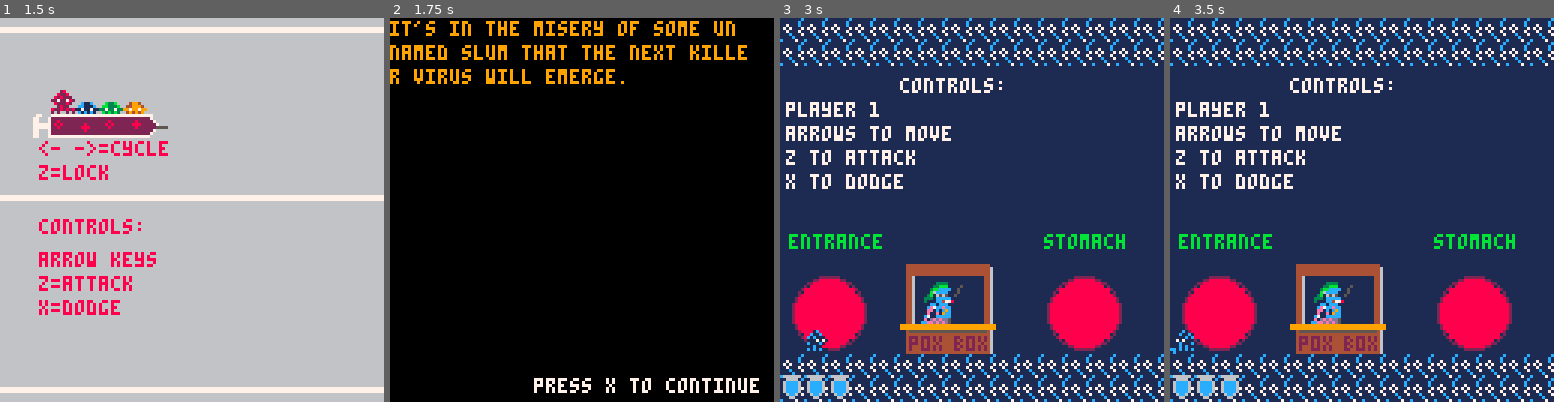
Above: before the commit, frames 1-4 (left to right).
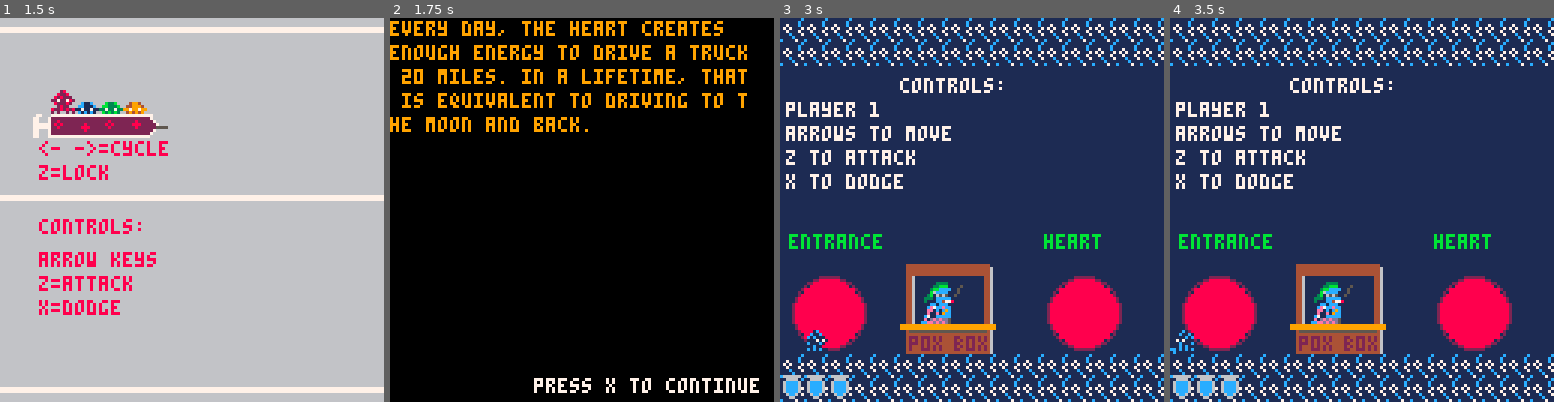
Above: after the commit, the same moments.

Repository: Von-dy/Game_Design_Final_Project
Game: PICO-8 cartridge current_build.p8
The game is run twice, just before and just after one commit, with the same random seed, the same clock (stepped at 60 frames per second) and the same inputs.
Inputs:
- Up to frame 1 (1.5 s): tap X (X key) at 0.33, 1.07 s; tap O (Z key) at 0.7 s
- Up to frame 2 (1.75 s): hold Right from 1.6 s (still down); tap O (Z key) at 1.7 s
- Up to frame 3 (3 s): tap X (X key) at 1.85, 2.97 s; release Right at 2.1 s; tap O (Z key) at 2.1, 2.5, 2.9 s; hold Up 2.15-2.42 s; hold Right from 2.47 s (still down)
- Up to frame 4 (3.5 s): release Right at 3.03 s; hold Left from 3.08 s (still down); tap O (Z key) at 3.3 s

Frame 1 is identical in both runs. In frame 2, 6.0% of the frame differs, in the area x 0-93%, y 0-30%; in frame 3, 0.3%; in frame 4, 0.3%.

Commit message:
Changed boss health values and some attacks, added in text during OW

Diff:
--- a/current_build.p8
+++ b/current_build.p8
@@ -37,7 +37,7 @@
 function _init()
  music(-1)
  sfx(-1)
- quotes={"a virus is a small infectious agent that replicate …(2725 unchanged characters)… ion of a communicable disease or virus."}
+ quotes={"a virus is a small infectious agent that replicate …(2725 unchanged characters)… ion of a communicable disease or virus.","the average adult heart beats 72 times a minute; 100,000 times a day; 3,600,000 times a year; and 2.5 billion times during a lifetime.","every day, the heart creates enough energy to drive a truck 20 miles. in a lifetime, that is equivalent to driving to the moon and back.","the stomach serves as a first line of defense for your immune system. it contains hydrochloric acid, which helps to kill off bacteria and viruses that may enter with the food you eat."}
  set_area(16,0)
  lbx,lby,z,c,going_to=0,0,0,0,0 --beat speed,count
  --game object
@@ -50,7 +50,7 @@
    screenshake=0,
    camx=0,
    camy=0,
-   b_remaining={2} --for testing
+   b_remaining={1,2,3} --for testing
  }
  --player list
  players = {}
@@ -65,8 +65,7 @@
  going_to=1
  set_area(32,16)
  for p in all(players) do
-  set_pos(p,8,104)
-  p.hp=3
+  if p.hp>0 then set_pos(p,8,104) end
  end
  --set game state to overworld
  game.state=1
@@ -139,7 +138,7 @@
 end
 
 function stomach()
- boss=generic_boss(384,0,0,40,95,70,2)
+ boss=generic_boss(384,0,0,60,95,70,2)
  boss.healthbox=makehitbox(76,40,44,44)
  boss.enzymes={}
  boss.hurtboxes={}
@@ -209,9 +208,9 @@
 end
 
 function stomach_logic(s)
- if boss.hp==40 then s=0
- elseif boss.hp>20 then s=1
- elseif boss.hp<=20 then s=2 end
+ if boss.hp==60 then s=0
+ elseif boss.hp>30 then s=1
+ elseif boss.hp<=30 then s=2 end
 
  for w in all(boss.hurtboxes) do
   if w.h<=0 then del(boss.hboxes,w)
@@ -264,7 +263,7 @@
  if boss.safe_space then
   local ss=boss.safe_space
   for p in all(players) do
-   if p.hitcooldown==0 and not hcollide(p,ss) then
+   if p.hitcooldown==0 and not (p.state==3 or hcollide(p,ss)) then
      game.screenshake=5
      p.hp-=1
      p.hitcooldown=100
@@ -319,16 +318,16 @@
   if p.state~=3 then
 	  --left
 	  if d==0 then
-	   if p.x>1 and not solid(p.x+1,p.y) then p.x-=.1 end
+	   if p.x>1 and not solid(p.x+1,p.y) then p.x-=.3 end
 	  end
 	  --right
 	  if d==1 then
-	   if p.x<119 and not solid(p.x-1,p.y) then p.x+=.1 end
+	   if p.x<119 and not solid(p.x-1,p.y) then p.x+=.3 end
 	  end
 	  --center
 	  if d==2 then
-	   if p.x>=64 and not solid(p.x-1,p.y) then p.x-=.1
-	   elseif not solid(p.x+1,p.y) then p.x+=.1 end
+	   if p.x>=64 and not solid(p.x-1,p.y) then p.x-=.3
+	   elseif not solid(p.x+1,p.y) then p.x+=.3 end
 	  end
 	 end
  end
@@ -836,7 +835,7 @@
  --lungs interaction
  if id==3 then
   for hb in all(boss.hboxes) do
-   if attackcollide(player,hb) then boss.hp-=10 end
+   if attackcollide(player,hb) then boss.hp-=1 end
   end
  end
 end
@@ -880,10 +879,11 @@
 end
 
 function boss_logic(id)
- timer=time()-boss.ct+1
- t=players[1]
-
- s=boss.state
+ if boss.ct%30==0 then boss.ct=time() end
+ local boss_timer=time()-boss.ct+1
+ local t=players[1]
+
+ local s=boss.state
  if boss.id==1 then
   hb_logic(s)
   heart_beat()
@@ -899,12 +899,12 @@
  for a in all(boss.attacks) do
   --what boss phase
   if boss.state==1 then
-   if timer%a.t1==a.t2 then
+   if boss_timer%a.t1==a.t2 then
     a.fun()
    end
   end
   if boss.state==2 then
-   if timer%a.t3==a.t4 then
+   if boss_timer%a.t3==a.t4 then
     a.fun()
    end
   end
@@ -993,13 +993,21 @@
 function update_overworld()
  local count=0
  for p in all(players) do
+  text=nil
   groundmovement(p)
   update_player_sprite(p)
   --player can interact with shop
-  if p.x>48 and p.x<72 then end
+  if p.x>48 and p.x<72 then
+   if btn(5,p.id) then
+    text="it would be sick if i had a minigame for you, enjoy some health instead"
+    for p in all(players) do
+     if p.hp==0 then p.hp=3 set_pos(p,8,60) else p.hp=3 end
+    end
+   end
+  end
   --player can interact next boss
   if p.x>88 and p.x<120 then
-   if p.dflag==1 then count+=1 end
+   if btn(5,p.id) then count+=1 end
    if count==#players then init_transition(1) end
   end
  end
@@ -1147,6 +1155,7 @@
  circfill(101,98,11,8)
 
  --spr of sign planks
+ if text then print_quote(text,20,35,35,7) end
 
  --prints for signs
  print(boss_list[prev+1], 3, 72, 11)
@@ -1154,7 +1163,7 @@
 
  --print instructions for game, only on first entrance of overworld
 --if no previous boss, then do these
-  if game.prev_boss==0 then
+  if game.prev_boss==0 and not text then
     print("controls:",40,20,7)
     print("player 1",2,28,7)
     print("arrows to move",2,36,7)
@@ -1162,7 +1171,7 @@
     print("x to dodge",2,52,7)
   end
 --if two players then do these too
-  if p.n==1 then
+  if p.n==1 and not text then
     print("player 2",62,28,7)
     print("esdf to move",62,36,7)
     print("lshift to attack",62,44,7)
@@ -1347,7 +1356,7 @@
  if id==2 then
    if game.state!=1 then
      rectfill(0,4,128,6,8)
-     rectfill(0,4,(boss.hp)/40*128,6,3)
+     rectfill(0,4,(boss.hp)/60*128,6,3)
      rect(0, 3, 128, 7, 0)
    end
  end
